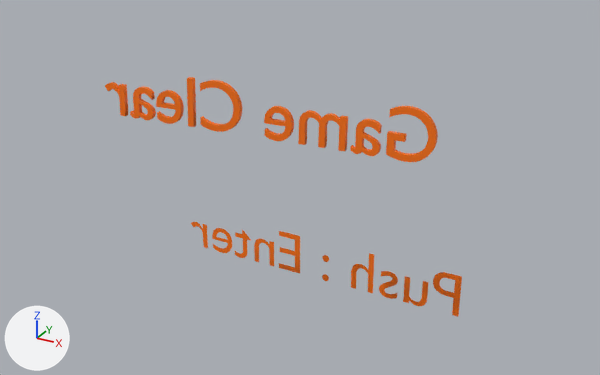
An edit to the OBJ model DirectXGame/Resources/clearFont/clearFont.obj, drawn before and after from the same camera.
Before and after are seen from a 50 mm camera at (22.3, -36.0, 15.2) aimed at (1.1, 2.7, -4.1). The axes (+X, +Y, +Z) are drawn at lower left. The lights are the same throughout. Where no turn or scale is listed for an object, it has been applied to the vertices.

Objects in the first picture: 'テキスト', 'テキスト.004'.
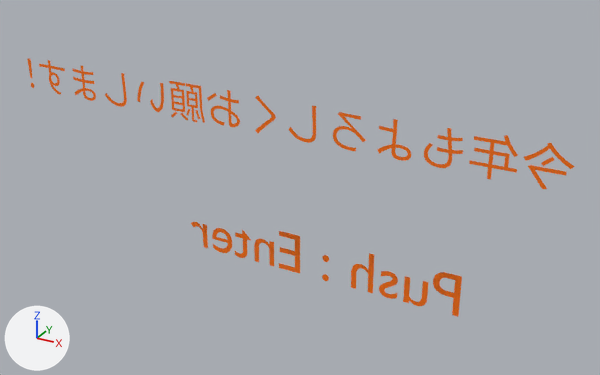
Changed parts and their boxes (x1, y1, x2, y2) in the pictures (600 x 375 px):
'テキスト.004', deleted (orange)
    before: (105, 77, 438, 162)
'テキスト.002', added (orange)
    after: (27, 58, 575, 189)

What the commit changed:
Mesh me_テキスト_002 is new.
It has 2368 vertices, 2340 faces and spans x -16.7..16.5, y 0.0, z -0.2..2.1.
It uses material mat_material_004 (picture img_titleresource_png).
Object 'テキスト.004' (ob_テキスト_004) is deleted.
Object 'テキスト.002' (ob_テキスト_002) is new; it shows me_テキスト_002.
Its location is (0.0, 0.0, 0.0).
